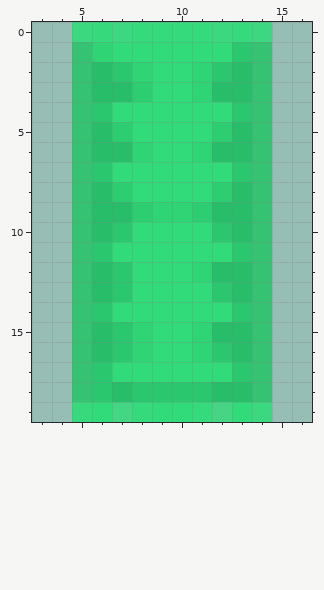
One commit to this pixel-art sprite: dist/resources/body_vertical.png. This is how it looked before the edit.
The file is 20x20 pixels. Pixels under 10% opacity are left out. Colours within 5 levels of each other are drawn and written as one. Shown: x 3..16, y 0..19.
Now the later version:
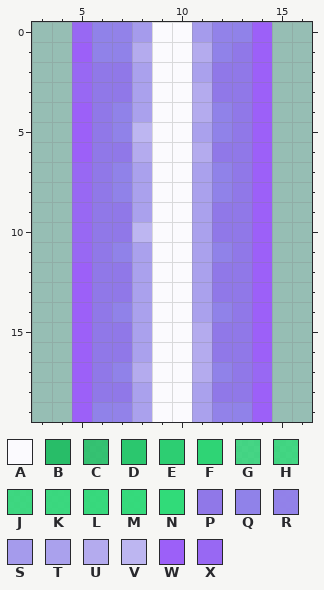
Palette (. is transparent): A #fbfafe  B #28bd68  C #2ac26be5  D #2bc76e  E #2dce72  F #2fd475  G #31db79cb  H #31db79d2  J #31db79de  K #31db79e6  L #31db79ee  M #31db79f4  N #31db79  P #9078e8  Q #9082e9  R #9280ebf8  S #a59bedfc  T #aaa1ed  U #b4abee  V #bdb6f1  W #9c5ff9fd  X #9867f4fc
What changed:
@@ x 3..16 @@
- 0 ..KMJMMMMKMJ..
- 1 ..CFNNNNNNDC..
- 2 ..CBDFNNFDBC..
- 3 ..CBBENNFBBC..
- 4 ..CDNNNNNNDC..
- 5 ..CBENNNNEBC..
- 6 ..CBBFNNFBBC..
- 7 ..CDNNNNNNDC..
- 8 ..CBENNNNEBC..
- 9 ..CBBEFFEBBC..
-10 ..CBDNNNNDBC..
-11 ..CDNNNNNNDC..
-12 ..CBDNNNFBBC..
-13 ..CBDNNNNDBC..
-14 ..CDNNNNNNDC..
-15 ..CBDFNNFBBC..
-16 ..CBDFNNFDBC..
-17 ..CDNNNNNNDC..
-18 ..CDBDDDDBBC..
-19 ..LNHMNNMGNK..
+ 0 ..XQRSAASRQW..
+ 1 ..WQQUAAUQPW..
+ 2 ..XPPTAATPPW..
+ 3 ..XPPTAAUPPW..
+ 4 ..WPQTAAUQPW..
+ 5 ..WPQVAATQPW..
+ 6 ..WPPUAAUPPW..
+ 7 ..XPQTAATQPW..
+ 8 ..XPQTAATQPW..
+ 9 ..XPPTAATPPW..
+10 ..XPPVAATPPW..
+11 ..XPQTAATQPW..
+12 ..WPPTAATPPW..
+13 ..WPPTAATPPW..
+14 ..WPQTAATQPW..
+15 ..WPPTAAUPPW..
+16 ..WPPTAAUPPW..
+17 ..WPQUAAUQPX..
+18 ..WPPTAATPPW..
+19 ..WQRTAATRQW..
Boxes around the changes in both pictures, in picture pixels (x1, y1, x2, y2):
changed: (72, 22, 272, 422)
